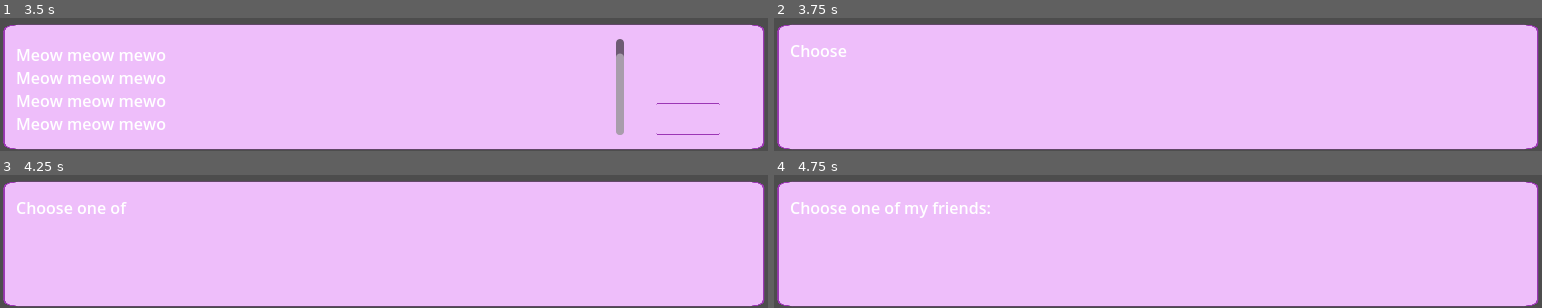
Above: before the commit, frames 1-4 (two rows, left to right).
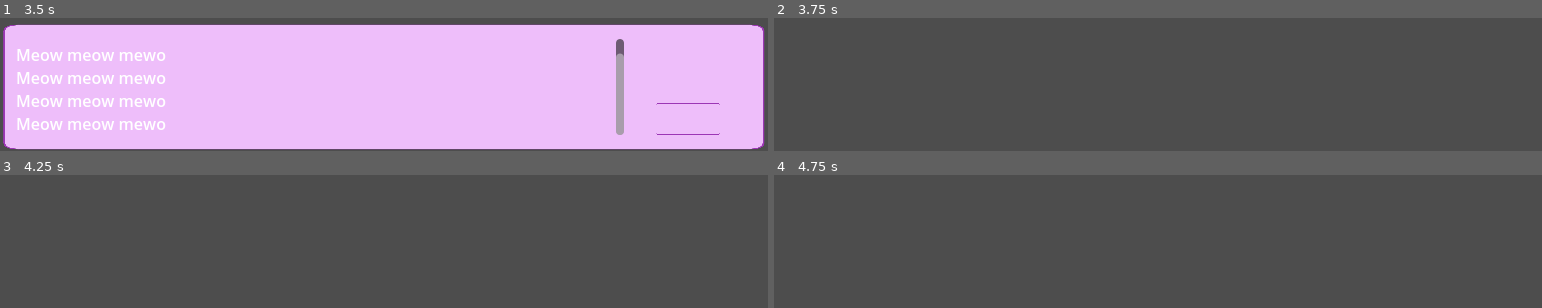
Above: after the commit, the same moments.

Repository: suaviloquence/green-hearts
Game: Godot game, scene res://main.tscn
Same seed, same stepped clock (60 frames per second), same inputs: the game is played once before the commit and once after it.
Inputs (mouse positions are in pixels of both pictures, inside the frame that each line leads up to):
- Up to frame 1 (3.5 s): tap Enter at 0.5, 2 s; move the mouse to (384, 87) at 0.52 s; press the mouse at (384, 87) at 0.53 s; tap Space at 1.25 s; move the mouse to (outside the picture) at 1.27 s; release the mouse at (outside the picture) at 1.28 s; click (outside the picture) at 1.35 s; move the mouse to (outside the picture) at 2.02 s; press the mouse at (outside the picture) at 2.03 s; move the mouse to (outside the picture) at 2.77 s; release the mouse at (outside the picture) at 2.78 s; click (outside the picture) at 2.85 s
- Up to frame 2 (3.75 s): move the mouse to (1465, 119) at 3.52 s; press the mouse at (1465, 119) at 3.53 s
- Up to frame 3 (4.25 s): no input
- Up to frame 4 (4.75 s): tap Space at 4.25 s; move the mouse to (1158, 244) at 4.27 s; release the mouse at (1158, 244) at 4.28 s; click (1158, 244) at 4.35 s

Frame 1 is identical in both runs. In frame 2, 94% of the frame differs, in the area x 0-100%, y 4-100%; in frame 3, 94%; in frame 4, 94%.
Error after the commit: Invalid access to property or key 'mutate_player' on a base object of type 'Nil'. (res://level.gd:15)

Commit message:
pushing constructors

Diff:
--- a/choose2.gd
+++ b/choose2.gd
@@ -6,6 +6,14 @@
 @export var second: DialogTree
 @export var second_text: String
 
+func _init(text: String, first: DialogTree, first_text: String, second: DialogTree, second_text: String, mutate_player) -> void:
+		self.text = text
+		self.first = first
+		self.first_text = first_text
+		self.second = second
+		self.second_text = second_text
+		self.mutate_player = mutate_player
+
 func _next(data: int) -> DialogTree:
 	assert(data == 1 or data == 2)
 	if data == 1:
--- a/choose3.gd
+++ b/choose3.gd
@@ -8,6 +8,17 @@
 @export var third: DialogTree
 @export var third_text: String
 
+func _init(text: String, first: DialogTree, first_text: String, second: DialogTree, second_text: String, third: DialogTree, third_text: String, mutate_player) -> void:
+		self.text = text
+		self.first = first
+		self.first_text = first_text
+		self.second = second
+		self.second_text = second_text
+		self.third = third
+		self.third_text = third_text
+		self.mutate_player = mutate_player
+
+
 
 func _next(data: int) -> DialogTree:
 	assert(data == 1 or data == 2 or data == 3)
